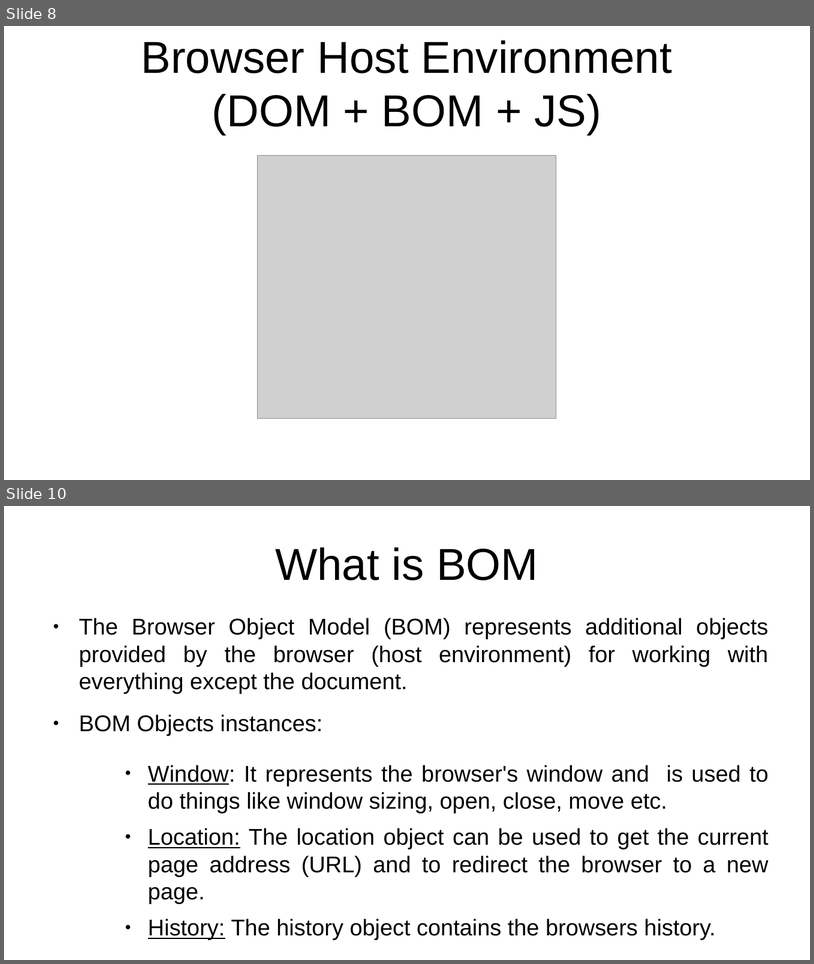
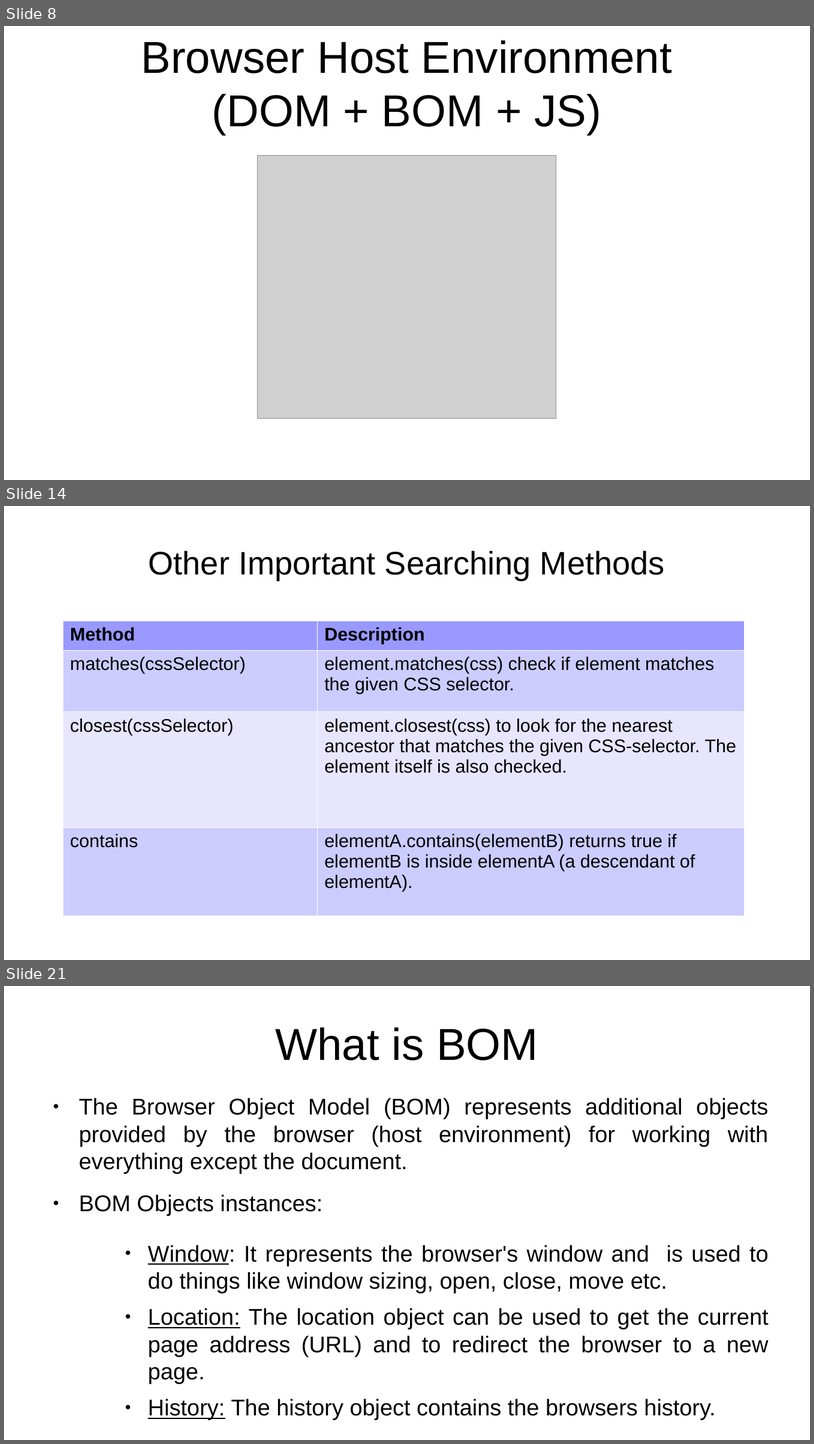
Before and after one commit to rajeshchauhan23102008/documents, a slide deck: src/courses/javascript/Javascript - No Theme.odp. Shown one above the other, each under a label of ours: slides 8 and 10 before the commit, slides 8, 14 and 21 after it; the slides between them are not shown. The pictures are 814x964 and 814x1444 pixels, drawn with LibreOffice and Linux fonts; fonts in the diff are those of the drawing; grey boxes stand for pictures. Boxes give left, top, right and bottom in pixels: in the first picture for what was removed or moved away, otherwise in the second. Text is boxed around its words. In the diff, an @@ line names an element or a change of style, - is before the commit and + after.

```diff
--- a/src/courses/javascript/Javascript - No Theme.odp
+++ b/src/courses/javascript/Javascript - No Theme.odp
@@ slide 14 added at (4,506,810,960), background #FFFFFF @@
@@ title added at (149,550,665,580), 32 pt, text #000000 @@
+Other Important Searching Methods
@@ table added at (63,621,745,915), 4 rows, 2 columns @@
+Method | Description
+matches(cssSelector) | element.matches(css) check if element matches the given CSS selector.
+closest(cssSelector) | element.closest(css) to look for the nearest ancestor that matches the given CSS-selector. The element itself is also checked.
+contains | elementA.contains(elementB) returns true if elementB is inside elementA (a descendant of elementA).
@@ what was slide 10 is now slide 21 @@
```
Also in this commit, not shown: 4 slides changed, 9 other slides added, 3 other files.
